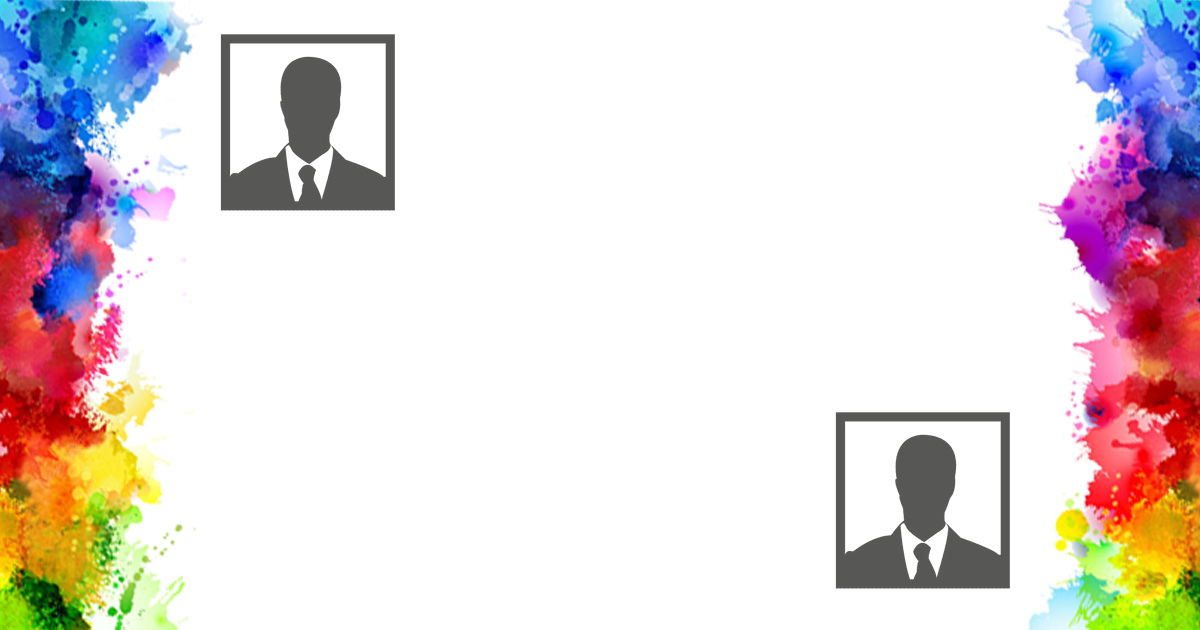
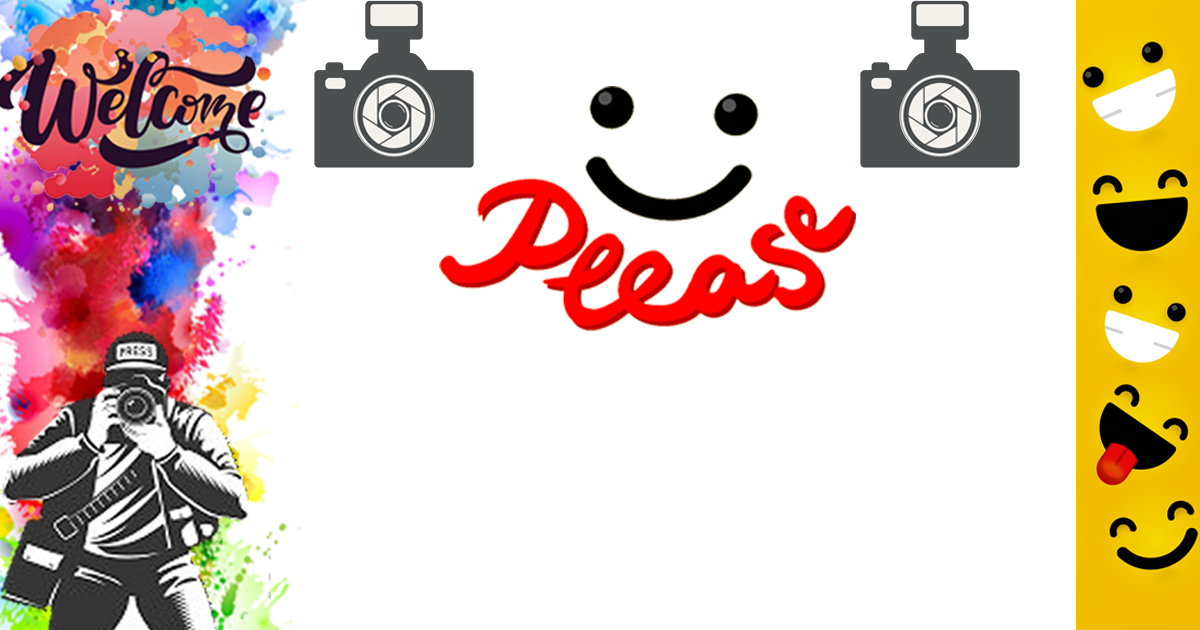
Two versions of the same layered image (1200px x 630px). Layer-by-layer changes:
removed layer "Layer 1 copy" over [835, 412, 1010, 589]
removed layer "Layer 1" over [220, 34, 395, 211]
moved "Background copy" (1st of 4) above "Background copy", painted on it over [0, 0, 856, 630]
added layer "Background copy" (2nd of 4) above "Background copy 2" over [0, 0, 310, 630]
added layer "Background copy 2" above "Background copy" over [314, 0, 474, 168]
added layer "Background copy" (3rd of 4) above "Background copy" over [860, 0, 1020, 168]
renamed "Background copy 3" to "Background copy", painted on it over [1027, 0, 1200, 630]
